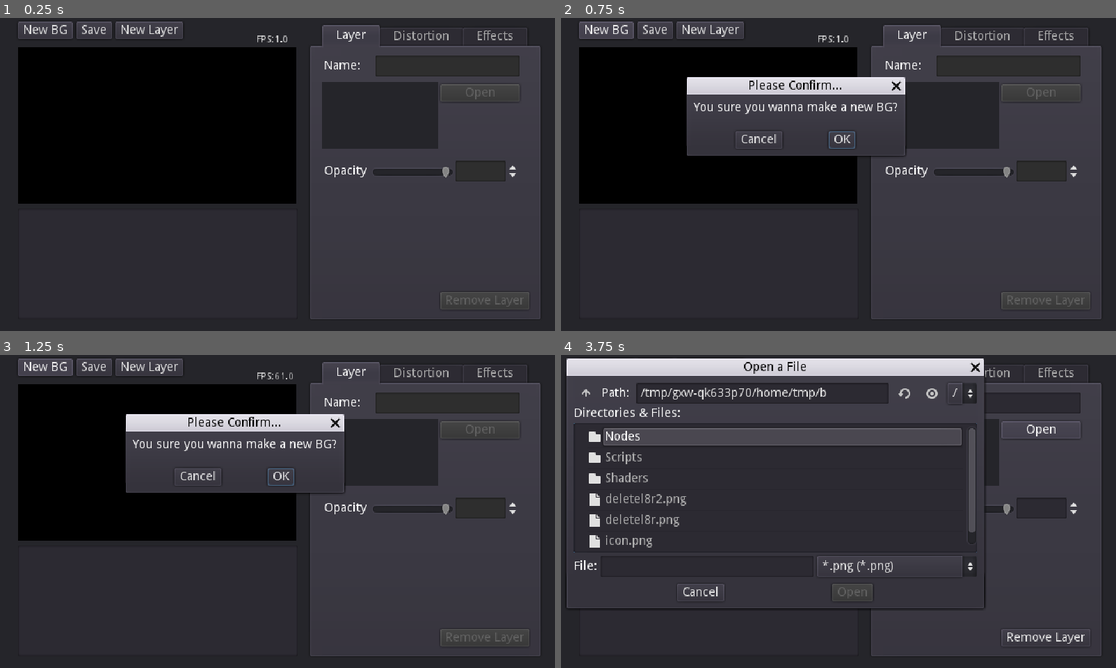
Above: before the commit, frames 1-4 (two rows, left to right).
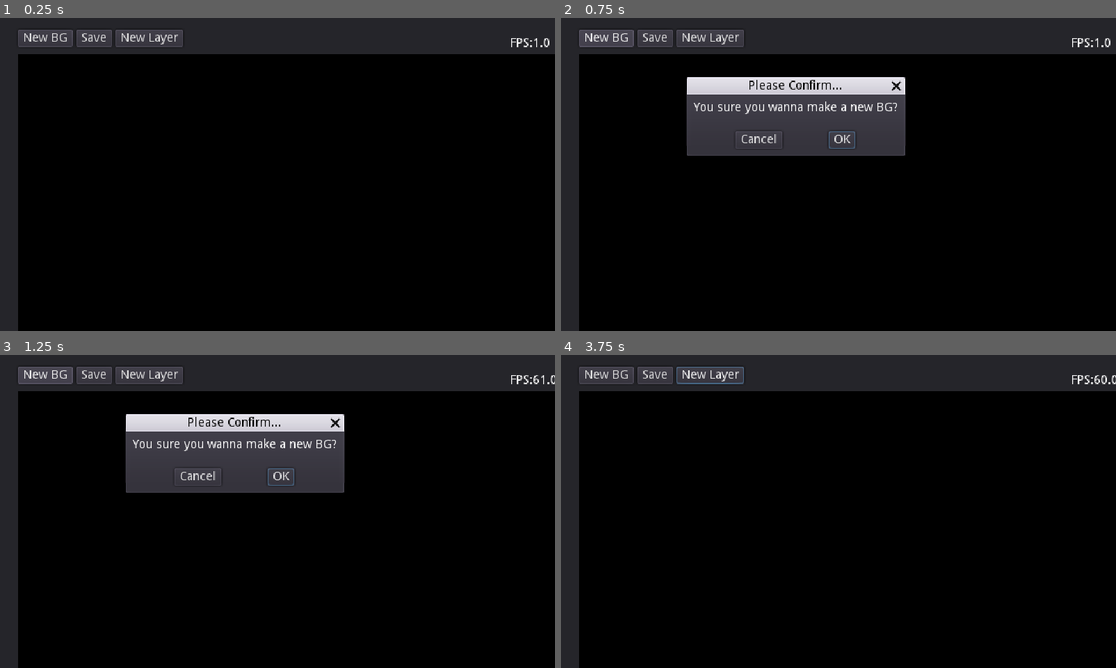
Above: after the commit, the same moments.

Repository: XBenichi/Distortinator
Game: Godot game, scene res://Main.tscn
Two runs of this game, one before a commit and one after it. Both use one fixed random seed, a clock stepped at 60 frames per second and the inputs below.
Inputs (mouse positions are in pixels of both pictures, inside the frame that each line leads up to):
- Up to frame 1 (0.25 s): no input
- Up to frame 2 (0.75 s): click "New BG" at 0.5 s
- Up to frame 3 (1.25 s): no input
- Up to frame 4 (3.75 s): click "New BG" at 1.25 s; click "New Layer" at 2 s; click "New Layer" at 2.75 s; click (1038, 430) at 3.5 s, where only the run before the commit has a clickable "Open"

The runs differ from the first frame. In frame 1, 66% of the frame differs, in the area x 3-100%, y 1-100%; in frame 2, 64%; in frame 3, 64%; in frame 4, 93%, in the area x 0-100%, y 1-100%.

Commit message:
Add files via upload

Diff:
--- a/Main.tscn
+++ b/Main.tscn
@@ -8,39 +8,51 @@
 script = ExtResource( 3 )
 
 [node name="Panel" type="Panel" parent="."]
-margin_right = 642.0
-margin_bottom = 363.0
+margin_right = 1280.0
+margin_bottom = 720.0
 mouse_filter = 2
 
 [node name="Label" type="Label" parent="Panel"]
-margin_left = 296.0
-margin_top = 19.0
-margin_right = 353.0
-margin_bottom = 36.0
-rect_scale = Vector2( 0.8, 0.8 )
+margin_left = 588.0
+margin_top = 22.0
+margin_right = 645.0
+margin_bottom = 39.0
 text = "fps"
 
 [node name="ColorRect" type="ColorRect" parent="."]
 margin_left = 22.0
-margin_top = 33.0
-margin_right = 342.0
-margin_bottom = 213.0
+margin_top = 41.0
+margin_right = 662.0
+margin_bottom = 401.0
 color = Color( 0, 0, 0, 1 )
+
+[node name="ViewportContainer" type="ViewportContainer" parent="ColorRect"]
+margin_right = 320.0
+margin_bottom = 180.0
+rect_scale = Vector2( 2, 2 )
+mouse_filter = 1
+mouse_default_cursor_shape = 3
+
+[node name="Viewport" type="Viewport" parent="ColorRect/ViewportContainer"]
+size = Vector2( 320, 180 )
+transparent_bg = true
+handle_input_locally = false
+render_target_update_mode = 3
+gui_snap_controls_to_pixels = false
 
 [node name="ItemList" type="ItemList" parent="."]
 margin_left = 22.0
-margin_top = 219.0
-margin_right = 344.0
-margin_bottom = 346.0
+margin_top = 411.0
+margin_right = 662.0
+margin_bottom = 689.0
 
 [node name="TabContainer" type="TabContainer" parent="."]
-margin_left = 359.0
-margin_top = 8.0
-margin_right = 622.0
-margin_bottom = 345.0
+margin_left = 690.0
+margin_top = 16.0
+margin_right = 1255.0
+margin_bottom = 690.0
 
 [node name="Layer" type="Tabs" parent="TabContainer"]
-visible = false
 anchor_right = 1.0
 anchor_bottom = 1.0
 margin_left = 4.0
@@ -50,33 +62,33 @@
 rect_pivot_offset = Vector2( 200, 105 )
 
 [node name="Open" type="Button" parent="TabContainer/Layer" groups=["buttons"]]
-margin_left = 145.0
-margin_top = 36.0
-margin_right = 236.0
-margin_bottom = 56.0
+margin_left = 291.0
+margin_top = 35.0
+margin_right = 473.0
+margin_bottom = 75.0
 text = "Open"
 
 [node name="Panel" type="Panel" parent="TabContainer/Layer"]
-margin_left = 9.0
+margin_left = 10.0
 margin_top = 33.0
-margin_right = 142.0
-margin_bottom = 110.0
+margin_right = 276.0
+margin_bottom = 187.0
 mouse_filter = 2
 
 [node name="TextureRect" type="TextureRect" parent="TabContainer/Layer"]
-margin_left = 11.0
-margin_top = 35.0
-margin_right = 331.0
-margin_bottom = 215.0
-rect_scale = Vector2( 0.4, 0.4 )
+margin_left = 10.0
+margin_top = 34.0
+margin_right = 323.0
+margin_bottom = 214.0
+rect_scale = Vector2( 0.85, 0.85 )
 expand = true
 stretch_mode = 2
 
 [node name="LineEdit" type="LineEdit" parent="TabContainer/Layer"]
-margin_left = 70.0
-margin_top = 3.0
-margin_right = 236.0
-margin_bottom = 27.0
+margin_left = 71.0
+margin_top = 4.0
+margin_right = 276.0
+margin_bottom = 28.0
 
 [node name="Label" type="Label" parent="TabContainer/Layer/LineEdit"]
 margin_left = -59.0
@@ -86,10 +98,10 @@
 text = "Name:"
 
 [node name="FileDialog" type="FileDialog" parent="TabContainer/Layer/LineEdit"]
-margin_left = -350.0
-margin_top = 5.0
-margin_right = 130.0
-margin_bottom = 272.0
+margin_left = -74.0
+margin_top = -10.0
+margin_right = 486.0
+margin_bottom = 641.0
 window_title = "Open a File"
 resizable = true
 mode = 0
@@ -99,23 +111,22 @@
 current_path = "/Users/My HP/OneDrive/Documents/Godot Projects/Distortionizer/"
 
 [node name="Remove" type="Button" parent="TabContainer/Layer" groups=["buttons"]]
-margin_left = 145.0
-margin_top = 275.0
-margin_right = 247.0
-margin_bottom = 295.0
+margin_left = 339.0
+margin_top = 585.0
+margin_right = 543.0
+margin_bottom = 625.0
 text = "Remove Layer"
 
 [node name="Opacity" type="Label" parent="TabContainer/Layer"]
-margin_left = 11.0
-margin_top = 129.0
-margin_right = 84.0
-margin_bottom = 169.0
-rect_min_size = Vector2( 0, 40 )
+margin_left = 9.0
+margin_top = 209.0
+margin_right = 155.0
+margin_bottom = 249.0
 text = "Opacity"
 
-[node name="Slider" type="HSlider" parent="TabContainer/Layer/Opacity"]
+[node name="Slider" type="HSlider" parent="TabContainer/Layer/Opacity" groups=["sliders"]]
 margin_left = 55.0
-margin_right = 149.0
+margin_right = 382.0
 margin_bottom = 16.0
 max_value = 1.01
 step = 0.01
@@ -124,9 +135,9 @@
 scrollable = false
 
 [node name="LineEdit" type="SpinBox" parent="TabContainer/Layer/Opacity/Slider" groups=["lines"]]
-margin_left = 96.0
-margin_top = -5.0
-margin_right = 170.0
+margin_left = 331.0
+margin_top = -5.0
+margin_right = 479.0
 margin_bottom = 19.0
 rect_min_size = Vector2( 30, 24 )
 max_value = 1.01
@@ -144,8 +155,8 @@
 margin_bottom = -4.0
 
 [node name="ScrollContainer" type="ScrollContainer" parent="TabContainer/Distortion"]
-margin_right = 256.0
-margin_bottom = 305.0
+margin_right = 547.0
+margin_bottom = 632.0
 
 [node name="VBoxContainer" type="VBoxContainer" parent="TabContainer/Distortion/ScrollContainer"]
 margin_right = 73.0
@@ -212,12 +223,13 @@
 margin_right = 73.0
 margin_bottom = 172.0
 rect_min_size = Vector2( 0, 60 )
-text = "Amplitude"
+text = "
+Amplitude"
 
 [node name="XSlider" type="HSlider" parent="TabContainer/Distortion/ScrollContainer/VBoxContainer/Amp" groups=["sliders"]]
 margin_left = 71.0
 margin_top = -2.0
-margin_right = 179.0
+margin_right = 471.0
 margin_bottom = 14.0
 min_value = -10.0
 max_value = 10.0
@@ -226,9 +238,9 @@
 scrollable = false
 
 [node name="LineEdit" type="SpinBox" parent="TabContainer/Distortion/ScrollContainer/VBoxContainer/Amp/XSlider" groups=["lines"]]
-margin_left = 112.0
-margin_top = -5.0
-margin_right = 186.0
+margin_left = 403.0
+margin_top = -5.0
+margin_right = 477.0
 margin_bottom = 19.0
 rect_min_size = Vector2( 30, 24 )
 min_value = -10.0
@@ -239,7 +251,7 @@
 [node name="YSlider" type="HSlider" parent="TabContainer/Distortion/ScrollContainer/VBoxContainer/Amp" groups=["sliders"]]
 margin_left = 71.0
 margin_top = 26.0
-margin_right = 179.0
+margin_right = 471.0
 margin_bottom = 42.0
 min_value = -10.0
 max_value = 10.0
@@ -248,9 +260,9 @@
 scrollable = false
 
 [node name="LineEdit" type="SpinBox" parent="TabContainer/Distortion/ScrollContainer/VBoxContainer/Amp/YSlider" groups=["lines"]]
-margin_left = 112.0
-margin_top = -5.0
-margin_right = 170.0
+margin_left = 403.0
+margin_top = -5.0
+margin_right = 477.0
 margin_bottom = 19.0
 rect_min_size = Vector2( 30, 24 )
 min_value = -10.0
@@ -263,12 +275,13 @@
 margin_right = 73.0
 margin_bottom = 248.0
 rect_min_size = Vector2( 0, 60 )
-text = "Frequency "
+text = "
+Frequency "
 
 [node name="XSlider" type="HSlider" parent="TabContainer/Distortion/ScrollContainer/VBoxContainer/Freq" groups=["sliders"]]
 margin_left = 71.0
 margin_top = -2.0
-margin_right = 179.0
+margin_right = 471.0
 margin_bottom = 14.0
 min_value = -10.0
 max_value = 10.0
@@ -277,9 +290,9 @@
 scrollable = false
 
 [node name="LineEdit" type="SpinBox" parent="TabContainer/Distortion/ScrollContainer/VBoxContainer/Freq/XSlider" groups=["lines"]]
-margin_left = 112.0
-margin_top = -5.0
-margin_right = 170.0
+margin_left = 403.0
+margin_top = -5.0
+margin_right = 477.0
 margin_bottom = 19.0
 rect_min_size = Vector2( 30, 24 )
 min_value = -10.0
@@ -290,7 +303,7 @@
 [node name="YSlider" type="HSlider" parent="TabContainer/Distortion/ScrollContainer/VBoxContainer/Freq" groups=["sliders"]]
 margin_left = 71.0
 margin_top = 26.0
-margin_right = 179.0
+margin_right = 471.0
 margin_bottom = 42.0
 min_value = -10.0
 max_value = 10.0
@@ -299,9 +312,9 @@
 scrollable = false
 
 [node name="LineEdit" type="SpinBox" parent="TabContainer/Distortion/ScrollContainer/VBoxContainer/Freq/YSlider" groups=["lines"]]
-margin_left = 112.0
-margin_top = -5.0
-margin_right = 170.0
+margin_left = 403.0
+margin_top = -5.0
+margin_right = 477.0
 margin_bottom = 19.0
 rect_min_size = Vector2( 30, 24 )
 min_value = -10.0
@@ -319,7 +332,7 @@
 [node name="Slider" type="HSlider" parent="TabContainer/Distortion/ScrollContainer/VBoxContainer/Scale" groups=["sliders"]]
 margin_left = 71.0
 margin_top = 5.0
-margin_right = 179.0
+margin_right = 471.0
 margin_bottom = 21.0
 min_value = -10.0
 max_value = 10.0
@@ -328,9 +341,9 @@
 scrollable = false
 
 [node name="LineEdit" type="SpinBox" parent="TabContainer/Distortion/ScrollContainer/VBoxContainer/Scale/Slider" groups=["lines"]]
-margin_left = 112.0
-margin_top = -5.0
-margin_right = 170.0
+margin_left = 403.0
+margin_top = -5.0
+margin_right = 477.0
 margin_bottom = 19.0
 rect_min_size = Vector2( 30, 24 )
 min_value = -10.0
@@ -373,6 +386,7 @@
 "
 
 [node name="Effects" type="Tabs" parent="TabContainer"]
+visible = false
 anchor_right = 1.0
 anchor_bottom = 1.0
 margin_left = 4.0
@@ -381,16 +395,16 @@
 margin_bottom = -4.0
 
 [node name="ScrollContainer" type="ScrollContainer" parent="TabContainer/Effects"]
-margin_right = 256.0
-margin_bottom = 302.0
+margin_right = 557.0
+margin_bottom = 636.0
 
 [node name="VBoxContainer" type="VBoxContainer" parent="TabContainer/Effects/ScrollContainer"]
-margin_right = 72.0
+margin_right = 70.0
 margin_bottom = 499.0
 custom_constants/separation = 16
 
 [node name="Move" type="Label" parent="TabContainer/Effects/ScrollContainer/VBoxContainer"]
-margin_right = 72.0
+margin_right = 70.0
 margin_bottom = 60.0
 rect_min_size = Vector2( 70, 60 )
 text = "
@@ -399,7 +413,7 @@
 [node name="XSlider" type="HSlider" parent="TabContainer/Effects/ScrollContainer/VBoxContainer/Move" groups=["sliders"]]
 margin_left = 71.0
 margin_top = 5.0
-margin_right = 179.0
+margin_right = 471.0
 margin_bottom = 21.0
 min_value = -10.0
 max_value = 10.0
@@ -408,9 +422,9 @@
 scrollable = false
 
 [node name="LineEdit" type="SpinBox" parent="TabContainer/Effects/ScrollContainer/VBoxContainer/Move/XSlider" groups=["lines"]]
-margin_left = 112.0
-margin_top = -5.0
-margin_right = 170.0
+margin_left = 410.0
+margin_top = -5.0
+margin_right = 484.0
 margin_bottom = 19.0
 rect_min_size = Vector2( 30, 24 )
 min_value = -10.0
@@ -421,7 +435,7 @@
 [node name="YSlider" type="HSlider" parent="TabContainer/Effects/ScrollContainer/VBoxContainer/Move" groups=["sliders"]]
 margin_left = 71.0
 margin_top = 33.0
-margin_right = 179.0
+margin_right = 471.0
 margin_bottom = 49.0
 min_value = -10.0
 max_value = 10.0
@@ -430,9 +444,9 @@
 scrollable = false
 
 [node name="LineEdit" type="SpinBox" parent="TabContainer/Effects/ScrollContainer/VBoxContainer/Move/YSlider" groups=["lines"]]
-margin_left = 112.0
-margin_top = -5.0
-margin_right = 170.0
+margin_left = 410.0
+margin_top = -5.0
+margin_right = 484.0
 margin_bottom = 19.0
 rect_min_size = Vector2( 30, 24 )
 min_value = -10.0
@@ -442,56 +456,60 @@
 
 [node name="Ping" type="Label" parent="TabContainer/Effects/ScrollContainer/VBoxContainer"]
 margin_top = 76.0
-margin_right = 72.0
+margin_right = 70.0
 margin_bottom = 106.0
 rect_min_size = Vector2( 70, 30 )
 text = "Ping pong"
 
 [node name="CheckBox" type="CheckBox" parent="TabContainer/Effects/ScrollContainer/VBoxContainer/Ping" groups=["checks"]]
-margin_left = 73.0
-margin_top = -4.0
-margin_right = 97.0
-margin_bottom = 20.0
+margin_left = 64.0
+margin_top = -6.0
+margin_right = 88.0
+margin_bottom = 18.0
 
 [node name="PalSft" type="Label" parent="TabContainer/Effects/ScrollContainer/VBoxContainer"]
 margin_top = 122.0
-margin_right = 72.0
+margin_right = 70.0
 margin_bottom = 153.0
 rect_min_size = Vector2( 70, 30 )
 text = "Pallette
 Shift"
 
 [node name="CheckBox" type="CheckBox" parent="TabContainer/Effects/ScrollContainer/VBoxContainer/PalSft" groups=["checks"]]
-margin_left = 73.0
-margin_top = -4.0
-margin_right = 97.0
-margin_bottom = 20.0
+margin_left = 64.0
+margin_top = -6.0
+margin_right = 88.0
+margin_bottom = 18.0
 
 [node name="Pal" type="Label" parent="TabContainer/Effects/ScrollContainer/VBoxContainer"]
 margin_top = 169.0
-margin_right = 72.0
+margin_right = 70.0
 margin_bottom = 209.0
 rect_min_size = Vector2( 70, 40 )
 text = "Palette"
 
+[node name="Panel" type="Panel" parent="TabContainer/Effects/ScrollContainer/VBoxContainer/Pal"]
+margin_left = 71.0
+margin_right = 201.0
+margin_bottom = 40.0
+
 [node name="TextureRect" type="TextureRect" parent="TabContainer/Effects/ScrollContainer/VBoxContainer/Pal"]
-margin_left = 68.0
-margin_top = -4.0
-margin_right = 187.0
-margin_bottom = 30.0
+margin_left = 71.0
+margin_right = 201.0
+margin_bottom = 39.0
 expand = true
 stretch_mode = 1
 
 [node name="Button" type="Button" parent="TabContainer/Effects/ScrollContainer/VBoxContainer/Pal/TextureRect" groups=["buttons"]]
-margin_left = 124.0
-margin_top = 7.0
-margin_right = 171.0
-margin_bottom = 27.0
+margin_left = 140.0
+margin_top = 4.0
+margin_right = 214.0
+margin_bottom = 34.0
 text = "Open"
 
 [node name="PalSpd" type="Label" parent="TabContainer/Effects/ScrollContainer/VBoxContainer"]
 margin_top = 225.0
-margin_right = 72.0
+margin_right = 70.0
 margin_bottom = 265.0
 rect_min_size = Vector2( 70, 40 )
 text = "Palette
@@ -500,7 +518,7 @@
 [node name="Slider" type="HSlider" parent="TabContainer/Effects/ScrollContainer/VBoxContainer/PalSpd" groups=["sliders"]]
 margin_left = 71.0
 margin_top = 5.0
-margin_right = 179.0
+margin_right = 471.0
 margin_bottom = 21.0
 min_value = -5.0
 max_value = 5.0
@@ -509,9 +527,9 @@
 scrollable = false
 
 [node name="LineEdit" type="SpinBox" parent="TabContainer/Effects/ScrollContainer/VBoxContainer/PalSpd/Slider" groups=["lines"]]
-margin_left = 112.0
-margin_top = -5.0
-margin_right = 170.0
+margin_left = 410.0
+margin_top = -5.0
+margin_right = 484.0
 margin_bottom = 19.0
 rect_min_size = Vector2( 30, 24 )
 min_value = -5.0
@@ -521,20 +539,20 @@
 
 [node name="Brl" type="Label" parent="TabContainer/Effects/ScrollContainer/VBoxContainer"]
 margin_top = 281.0
-margin_right = 72.0
+margin_right = 70.0
 margin_bottom = 311.0
 rect_min_size = Vector2( 70, 30 )
 text = "FishEye"
 
 [node name="CheckBox" type="CheckBox" parent="TabContainer/Effects/ScrollContainer/VBoxContainer/Brl" groups=["checks"]]
-margin_left = 73.0
-margin_top = -4.0
-margin_right = 97.0
-margin_bottom = 20.0
+margin_left = 64.0
+margin_top = -6.0
+margin_right = 88.0
+margin_bottom = 18.0
 
 [node name="FEPos" type="Label" parent="TabContainer/Effects/ScrollContainer/VBoxContainer"]
 margin_top = 327.0
-margin_right = 72.0
+margin_right = 70.0
 margin_bottom = 387.0
 rect_min_size = Vector2( 70, 60 )
 text = "
@@ -544,7 +562,7 @@
 [node name="XSlider" type="HSlider" parent="TabContainer/Effects/ScrollContainer/VBoxContainer/FEPos" groups=["sliders"]]
 margin_left = 71.0
 margin_top = 5.0
-margin_right = 179.0
+margin_right = 471.0
 margin_bottom = 21.0
 min_value = -10.0
 max_value = 10.0
@@ -553,9 +571,9 @@
 scrollable = false
 
 [node name="LineEdit" type="SpinBox" parent="TabContainer/Effects/ScrollContainer/VBoxContainer/FEPos/XSlider" groups=["lines"]]
-margin_left = 112.0
-margin_top = -5.0
-margin_right = 170.0
+margin_left = 410.0
+margin_top = -5.0
+margin_right = 484.0
 margin_bottom = 19.0
 rect_min_size = Vector2( 30, 24 )
 min_value = -10.0
@@ -566,7 +584,7 @@
 [node name="YSlider" type="HSlider" parent="TabContainer/Effects/ScrollContainer/VBoxContainer/FEPos" groups=["sliders"]]
 margin_left = 71.0
 margin_top = 33.0
-margin_right = 179.0
+margin_right = 471.0
 margin_bottom = 49.0
 min_value = -10.0
 max_value = 10.0
@@ -575,9 +593,9 @@
 scrollable = false
 
 [node name="LineEdit" type="SpinBox" parent="TabContainer/Effects/ScrollContainer/VBoxContainer/FEPos/YSlider" groups=["lines"]]
-margin_left = 112.0
-margin_top = -5.0
-margin_right = 170.0
+margin_left = 410.0
+margin_top = -5.0
+margin_right = 484.0
 margin_bottom = 19.0
 rect_min_size = Vector2( 30, 24 )
 min_value = -10.0
@@ -587,7 +605,7 @@
 
 [node name="FEEfct" type="Label" parent="TabContainer/Effects/ScrollContainer/VBoxContainer"]
 margin_top = 403.0
-margin_right = 72.0
+margin_right = 70.0
 margin_bottom = 443.0
 rect_min_size = Vector2( 70, 40 )
 text = "FishEye
@@ -596,7 +614,7 @@
 [node name="Slider" type="HSlider" parent="TabContainer/Effects/ScrollContainer/VBoxContainer/FEEfct" groups=["sliders"]]
 margin_left = 71.0
 margin_top = 5.0
-margin_right = 179.0
+margin_right = 471.0
 margin_bottom = 21.0
 min_value = -10.0
 max_value = 10.0
@@ -605,9 +623,9 @@
 scrollable = false
 
 [node name="LineEdit" type="SpinBox" parent="TabContainer/Effects/ScrollContainer/VBoxContainer/FEEfct/Slider" groups=["lines"]]
-margin_left = 112.0
-margin_top = -5.0
-margin_right = 170.0
+margin_left = 410.0
+margin_top = -5.0
+margin_right = 484.0
 margin_bottom = 19.0
 rect_min_size = Vector2( 30, 24 )
 min_value = -10.0
@@ -617,16 +635,16 @@
 
 [node name="FEScale" type="Label" parent="TabContainer/Effects/ScrollContainer/VBoxContainer"]
 margin_top = 459.0
-margin_right = 72.0
+margin_right = 70.0
 margin_bottom = 499.0
 rect_min_size = Vector2( 70, 40 )
 text = "FishEye
-Effect Scale"
+Scale"
 
 [node name="Slider" type="HSlider" parent="TabContainer/Effects/ScrollContainer/VBoxContainer/FEScale" groups=["sliders"]]
 margin_left = 71.0
 margin_top = 5.0
-margin_right = 179.0
+margin_right = 471.0
 margin_bottom = 21.0
 min_value = -10.0
 max_value = 10.0
@@ -635,9 +653,9 @@
 scrollable = false
 
 [node name="LineEdit" type="SpinBox" parent="TabContainer/Effects/ScrollContainer/VBoxContainer/FEScale/Slider" groups=["lines"]]
-margin_left = 112.0
-margin_top = -5.0
-margin_right = 170.0
+margin_left = 410.0
+margin_top = -5.0
+margin_right = 484.0
 margin_bottom = 19.0
 rect_min_size = Vector2( 30, 24 )
 min_value = -10.0
@@ -646,11 +664,11 @@
 page = 0.1
 
 [node name="palFileDialog" type="FileDialog" parent="TabContainer/Effects"]
-margin_left = -308.0
-margin_top = 6.0
-margin_right = 226.0
-margin_bottom = 272.0
+margin_top = -3.0
+margin_right = 566.0
+margin_bottom = 655.0
 window_title = "Open a File"
+resizable = true
 mode = 0
 access = 2
 filters = PoolStringArray( "*.png" )
@@ -659,9 +677,9 @@
 
 [node name="HBoxContainer" type="HBoxContainer" parent="."]
 margin_left = 22.0
-margin_top = 4.0
+margin_top = 13.0
 margin_right = 226.0
-margin_bottom = 24.0
+margin_bottom = 33.0
 
 [node name="NewBG" type="Button" parent="HBoxContainer"]
 margin_right = 63.0
@@ -688,10 +706,10 @@
 text = "New Layer"
 
 [node name="FileDialog" type="FileDialog" parent="."]
-margin_left = 55.0
+margin_left = 691.0
 margin_top = 22.0
-margin_right = 571.0
-margin_bottom = 315.0
+margin_right = 1266.0
+margin_bottom = 717.0
 window_title = "Save Background"
 resizable = true
 access = 2
@@ -700,10 +718,10 @@
 current_path = "/Users/My HP/OneDrive/Documents/Godot Projects/Distortionizer/"
 
 [node name="FileDialog2" type="FileDialog" parent="."]
-margin_left = 55.0
+margin_left = 691.0
 margin_top = 22.0
-margin_right = 571.0
-margin_bottom = 315.0
+margin_right = 1268.0
+margin_bottom = 704.0
 window_title = "Open a File"
 resizable = true
 mode = 0
